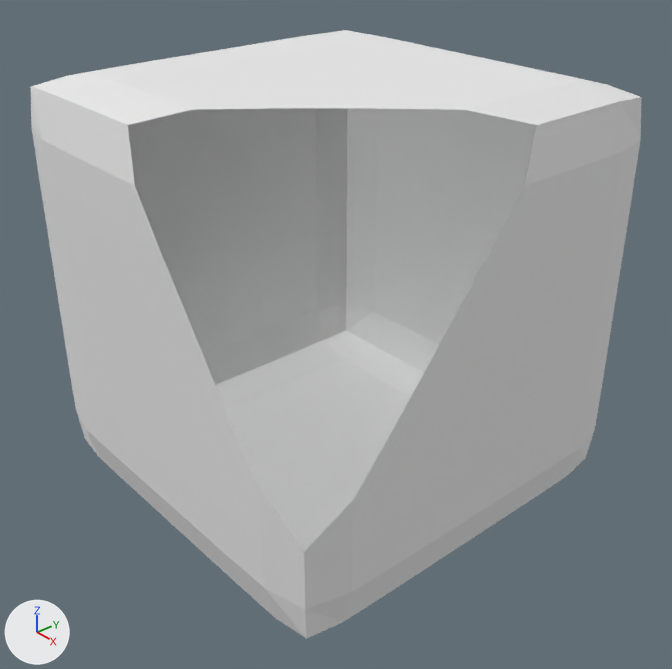
Renders of the Blender file realcomp/data/kuka_gripper_description/meshes/cube.blend from each side of a commit.
Before and after are seen from a camera (50 mm lens) standing at (0.1217, -0.1045, 0.0763) and looking at (0.0039, -0.002, -0.0078). Lighting does not change. The marker at lower left points along +X, +Y and +Z. Everything nearer to the camera than a plane just in front of the edit is cut away. Objects named as collision shapes, trigger or cutter boxes, shadow casters or lower levels of detail are left out.
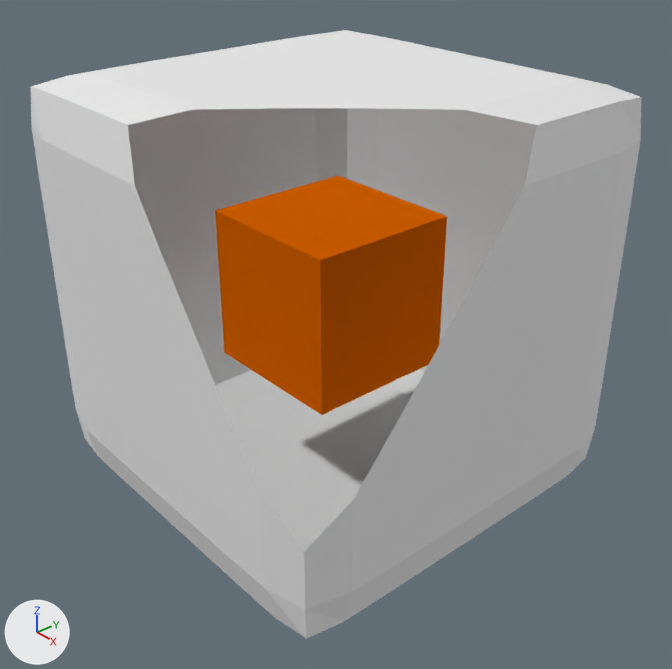
Where the change shows, as pixel boxes [x1, y1, x2, y2] in the pictures (672 x 669 px):
'Cube_inertial', added: after [215, 176, 447, 415]

Edits to the bpy script that builds the scene:
```text
Add mat_phobos_inertial:
    mat_phobos_inertial = diffuse_material('phobos_inertial')
    mat_phobos_inertial.base_color = (1.0, 0.18, 0.0)  # orange #ff7600
Add me_cube_001:
    me_cube_001.from_pydata(...)  # a box spanning x -0.015..0.015, y -0.015..0.015, z -0.015..0.015
    me_cube_001.materials.append(mat_phobos_inertial)  # orange #ff7600
Add ob_cube_inertial:
    ob_cube_inertial = bpy.data.objects.new('Cube_inertial', me_cube_001)
    ob_cube_inertial.location = (0.0, 0.0, 0.0)
```
